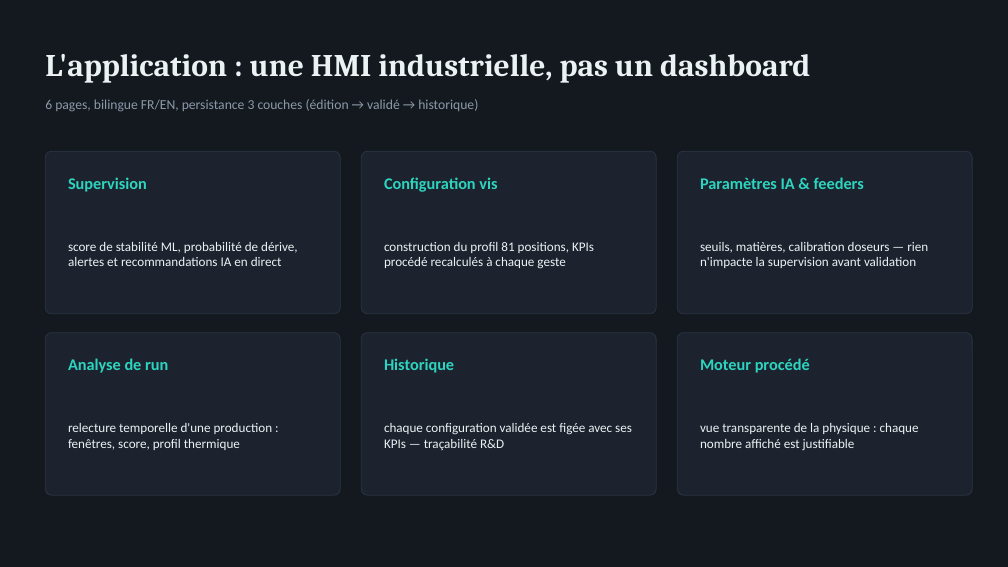
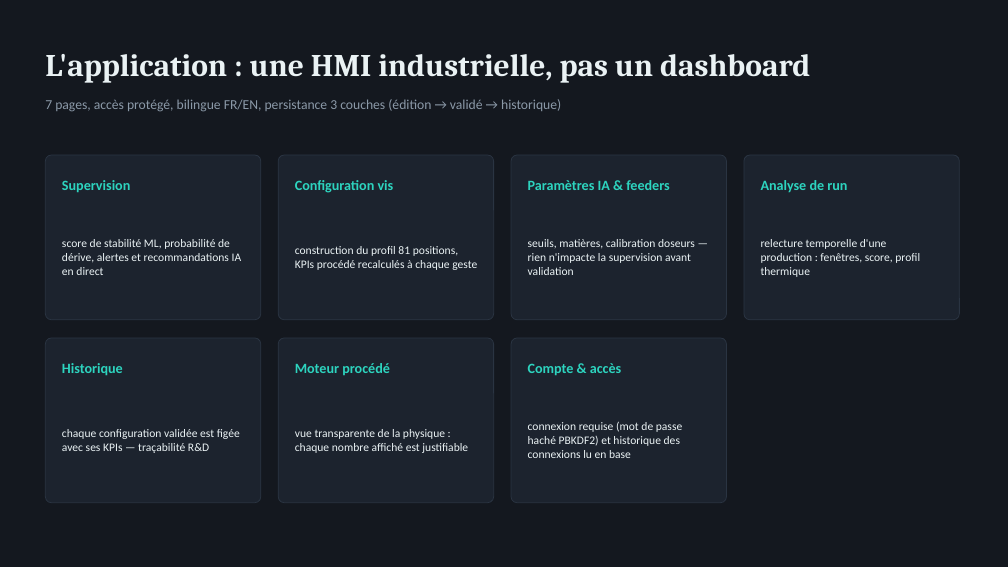
Before and after one commit to wilfried-mbeumi/rondol-process-supervision-demo, a slide deck: slide 11 of reports/soutenance/MBEUMI_Wilfried_SOUTENANCE.pptx. Drawn at 1008x567 pixels with LibreOffice and Linux fonts; fonts in the diff are those of the drawing. Boxes give left, top, right and bottom in pixels: in the first picture for what was removed or moved away, otherwise in the second. Text is boxed around its words. In the diff, an @@ line names an element or a change of style, - is before the commit and + after.

```diff
--- a/reports/soutenance/MBEUMI_Wilfried_SOUTENANCE.pptx
+++ b/reports/soutenance/MBEUMI_Wilfried_SOUTENANCE.pptx
@@ text at bbox=[45, 99, 561, 112]: text changed @@
-6 pages, bilingue FR/EN, persistance 3 couches (édition → validé → historique)
+7 pages, accès protégé, bilingue FR/EN, persistance 3 couches (édition → validé → historique)
@@ rounded rectangle: place and size @@
-rounded rectangle at bbox=[45, 151, 340, 314]
+rounded rectangle at bbox=[45, 155, 261, 320]
@@ rounded rectangle: place and size @@
-rounded rectangle at bbox=[361, 151, 656, 314]
+rounded rectangle at bbox=[278, 155, 494, 320]
@@ text "Configuration vis": place and size @@
-text "Configuration vis" at bbox=[384, 177, 497, 192]
+text "Configuration vis" at bbox=[295, 180, 394, 193]
@@ rounded rectangle: place and size @@
-rounded rectangle at bbox=[678, 151, 972, 314]
+rounded rectangle at bbox=[511, 155, 727, 320]
@@ text "Paramètres IA & feeders": place and size @@
-text "Paramètres IA & feeders" at bbox=[700, 177, 864, 189]
+text "Paramètres IA & feeders" at bbox=[528, 180, 670, 190]
@@ rounded rectangle: place and size @@
-rounded rectangle at bbox=[45, 333, 340, 495]
+rounded rectangle at bbox=[744, 155, 960, 320]
@@ text "Analyse de run": place and size @@
-text "Analyse de run" at bbox=[68, 358, 168, 373]
+text "Analyse de run" at bbox=[761, 180, 847, 192]
@@ text "construction du profil 81 positions, ...": place and size @@
-text "construction du profil 81 positions, ..." at bbox=[384, 242, 594, 269]
+text "construction du profil 81 positions, ..." at bbox=[295, 246, 477, 270]
@@ text "seuils, matières, calibration doseurs — ...": place and size @@
-text "seuils, matières, calibration doseurs — ..." at bbox=[700, 242, 928, 268]
+text "seuils, matières, calibration doseurs — ..." at bbox=[528, 239, 695, 275]
@@ text "relecture temporelle d'une production : ...": place and size @@
-text "relecture temporelle d'une production : ..." at bbox=[68, 423, 273, 450]
+text "relecture temporelle d'une production : ..." at bbox=[761, 239, 920, 277]
@@ rounded rectangle: place and size @@
-rounded rectangle at bbox=[361, 333, 656, 495]
+rounded rectangle at bbox=[45, 338, 261, 503]
@@ text "Historique": place and size @@
-text "Historique" at bbox=[384, 358, 454, 373]
+text "Historique" at bbox=[62, 363, 123, 376]
@@ rounded rectangle: place and size @@
-rounded rectangle at bbox=[678, 333, 972, 495]
+rounded rectangle at bbox=[278, 338, 494, 503]
@@ size 15.5 to 13.5 pt in 6 elements at bbox=[62, 180, 130, 193], bbox=[295, 180, 394, 193], bbox=[528, 180, 670, 190], bbox=[761, 180, 847, 192], bbox=[62, 363, 123, 376], bbox=[295, 363, 390, 375] @@
@@ text "Moteur procédé": place and size @@
-text "Moteur procédé" at bbox=[700, 358, 810, 373]
+text "Moteur procédé" at bbox=[295, 363, 390, 375]
@@ rounded rectangle added at bbox=[511, 338, 727, 503], fill #1C232E, outline #2A3442 0.75 pt @@
@@ text "chaque configuration validée est figée ...": place and size @@
-text "chaque configuration validée est figée ..." at bbox=[384, 423, 632, 450]
+text "chaque configuration validée est figée ..." at bbox=[62, 429, 240, 453]
@@ size 12.5 to 11 pt in 6 elements at bbox=[62, 239, 242, 275], bbox=[295, 246, 477, 270], bbox=[528, 239, 695, 275], bbox=[761, 239, 920, 277], bbox=[62, 429, 240, 453], bbox=[295, 429, 468, 453] @@
@@ text "vue transparente de la physique ...": place and size @@
-text "vue transparente de la physique ..." at bbox=[700, 423, 919, 450]
+text "vue transparente de la physique ..." at bbox=[295, 429, 468, 453]
@@ text added at bbox=[528, 363, 622, 376], 13.5 pt, text #2DD4BF, bold @@
+Compte & accès
@@ text added at bbox=[528, 421, 682, 458], 11 pt, text #EAF2F4 @@
+connexion requise (mot de passe haché PBKDF2) et historique des connexions lu en base
```
Also in this commit, not shown: 1 other slide changed, 2 other files.
